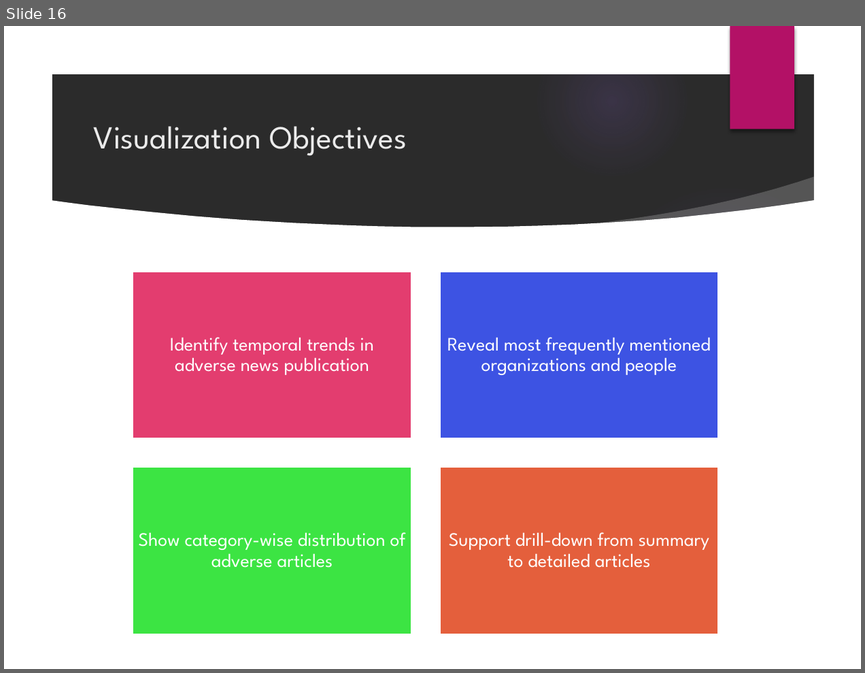
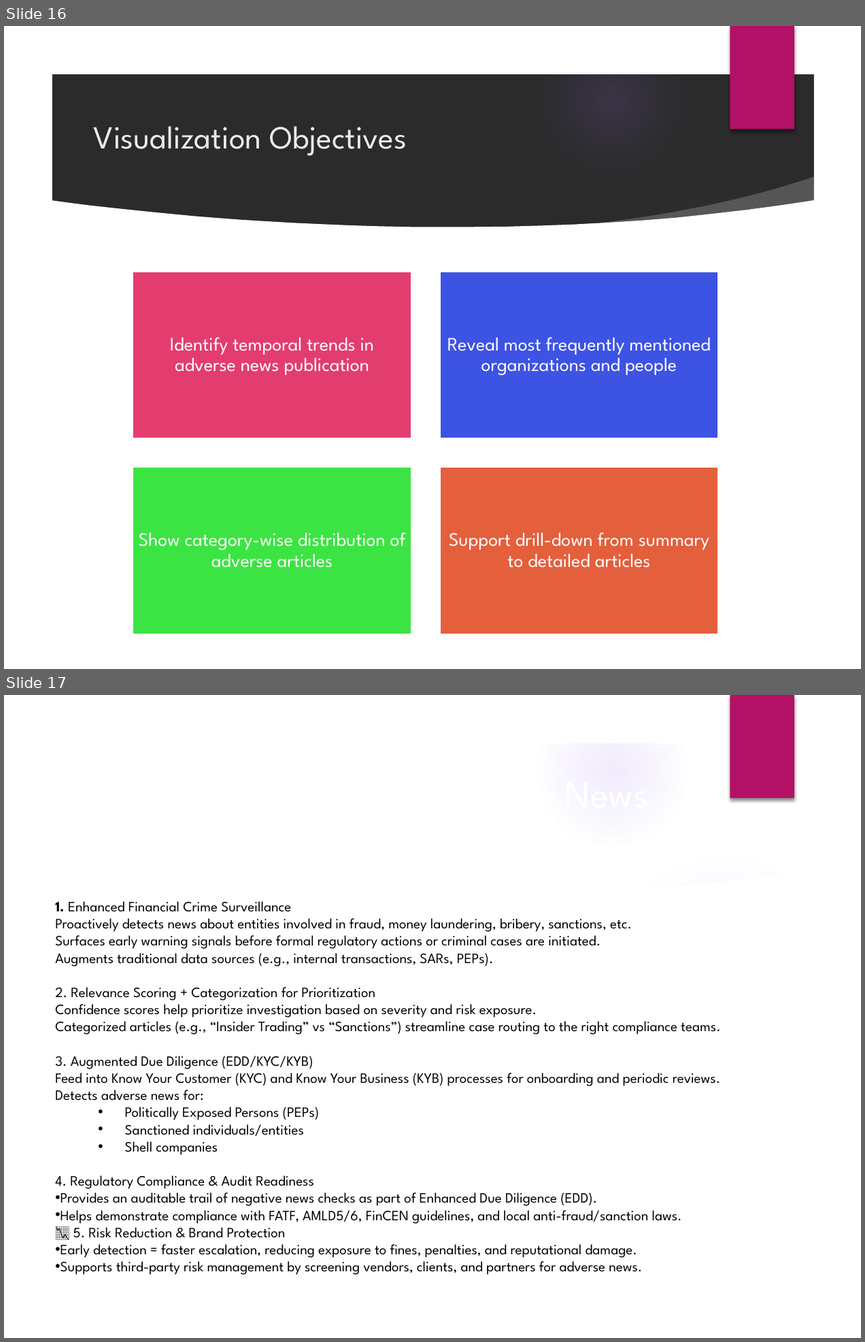
Before and after one commit to ChooseAddress2024/DBS, a slide deck: DBS_Assessment_Final.pptx. Shown one above the other, each under a label of ours: slide 16 before the commit, slides 16 and 17 after it. The pictures are 865x673 and 865x1342 pixels, drawn with LibreOffice and Linux fonts; fonts in the diff are those of the drawing; background and template pictures are left out; a plain dark background stands for a picture behind light text. Boxes give left, top, right and bottom in pixels: in the first picture for what was removed or moved away, otherwise in the second. Text is boxed around its words. In the diff, an @@ line names an element or a change of style, - is before the commit and + after.

```diff
--- a/DBS_Assessment_Final.pptx
+++ b/DBS_Assessment_Final.pptx
@@ slide 17 added at (4, 695, 861, 1338), background picture (left out); not listed: 9 template elements that a slide beside it also shows @@
@@ text added at (55, 901, 721, 1274), 12 pt, text #000000 @@
+1. Enhanced Financial Crime Surveillance
+Proactively detects news about entities involved in fraud, money laundering, bribery, sanctions, etc.
+Surfaces early warning signals before formal regulatory actions or criminal cases are initiated.
+Augments traditional data sources (e.g., internal transactions, SARs, PEPs).
+2. Relevance Scoring + Categorization for Prioritization
+Confidence scores help prioritize investigation based on severity and risk exposure.
+Categorized articles (e.g., “Insider Trading” vs “Sanctions”) streamline case routing to the right compliance teams.
+3. Augmented Due Diligence (EDD/KYC/KYB)
+Feed into Know Your Customer (KYC) and Know Your Business (KYB) processes for onboarding and periodic reviews.
+Detects adverse news for:
+  • Politically Exposed Persons (PEPs)
+  • Sanctioned individuals/entities
+  • Shell companies
+4. Regulatory Compliance & Audit Readiness
+• Provides an auditable trail of negative news checks as part of Enhanced Due Diligence (EDD).
+• Helps demonstrate compliance with FATF, AMLD5/6, FinCEN guidelines, and local anti-fraud/sanction laws.
+📉 5. Risk Reduction & Brand Protection
+• Early detection = faster escalation, reducing exposure to fines, penalties, and reputational damage.
+• Supports third-party risk management by screening vendors, clients, and partners for adverse news.
@@ title added at (101, 1073, 409, 1100), 32 pt, text #FFFFFF @@
+Business Value of the Adverse News Classification System
```
Also in this commit, not shown: 1 other slide added, 1 other file.
